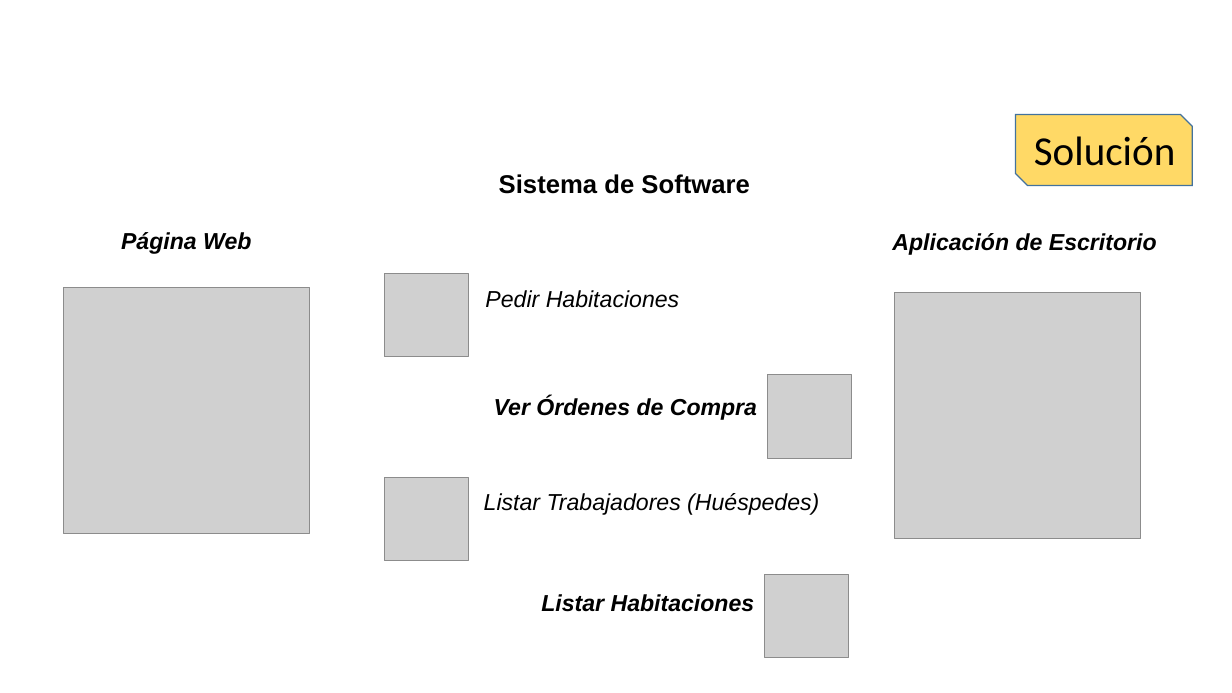
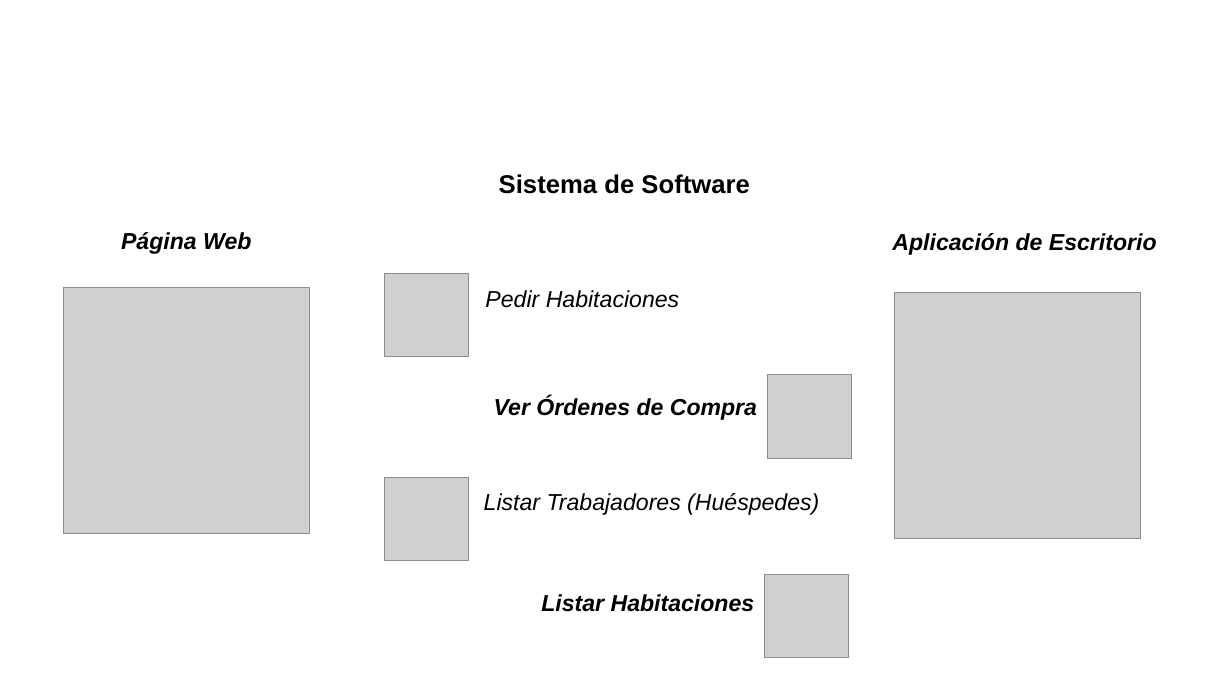
Before and after one commit to hugoaraya/Portafolio_2.0, a slide deck: slide 5 of Evidencias Documentales/Presentacion/Presentación-Portafolio-Proyecto_Hostal_2018 .pptx (slide 4 before the commit). Drawn at 1232x693 pixels with LibreOffice and Linux fonts; fonts in the diff are those of the drawing; grey boxes stand for pictures; background and template pictures are left out. Boxes give left, top, right and bottom in pixels: in the first picture for what was removed or moved away, otherwise in the second. Text is boxed around its words. In the diff, an @@ line names an element or a change of style, - is before the commit and + after.

```diff
--- a/Evidencias Documentales/Presentacion/Presentación-Portafolio-Proyecto_Hostal_2018 .pptx
+++ b/Evidencias Documentales/Presentacion/Presentación-Portafolio-Proyecto_Hostal_2018 .pptx
@@ snip diag rect removed at (1016, 115, 1192, 186) @@
@@ text removed at (1034, 136, 1175, 166) @@
-Solución
```
Also in this commit, not shown: 2 slides added, 1 slide removed, 26 other files.
